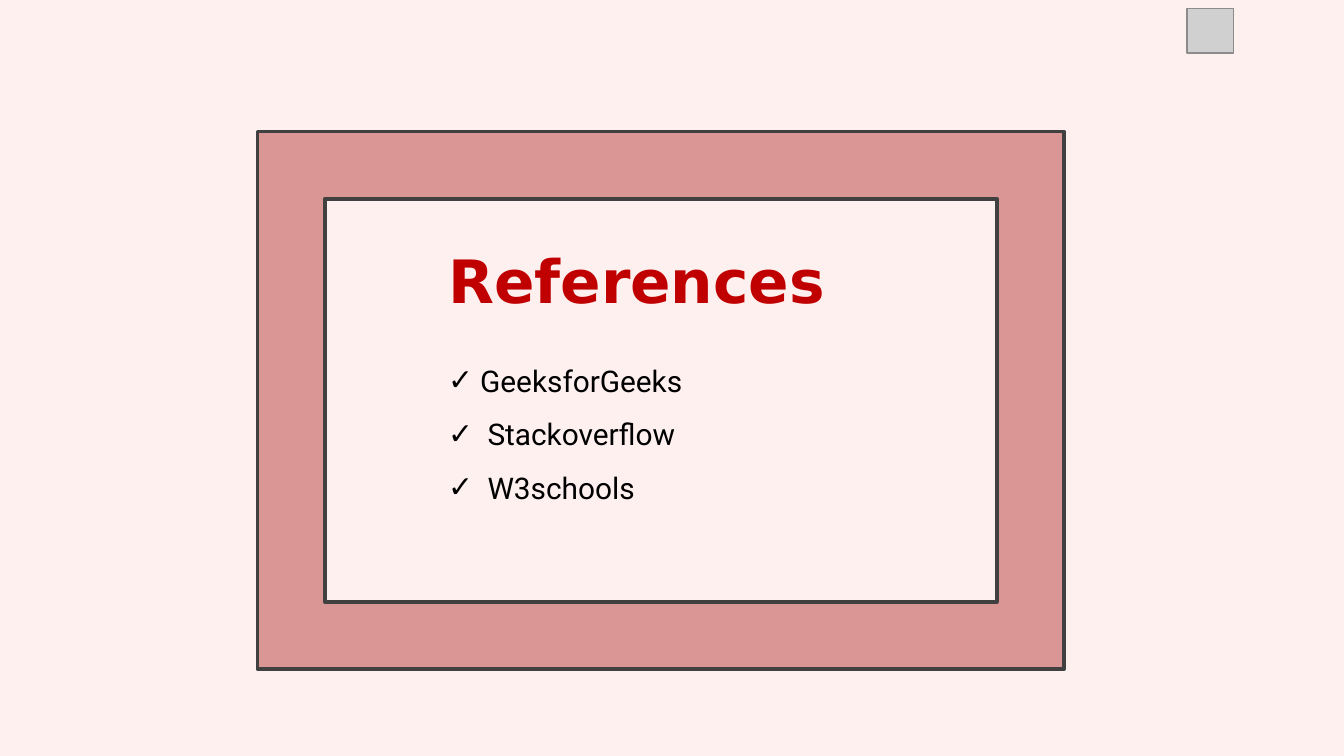
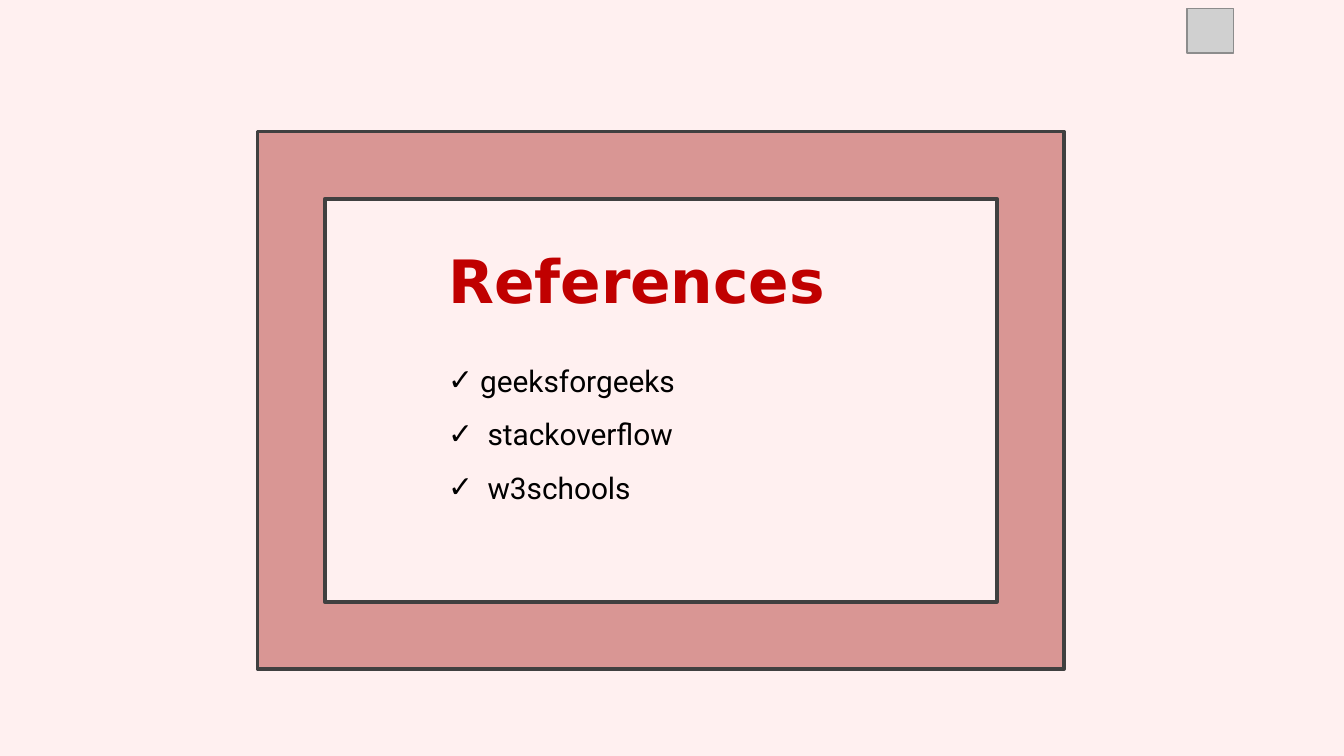
Before and after one commit to nehaa54/exploratory-data-analysis, a slide deck: slide 31 of EDA presentation Playstore Data Analysis.pptx (slide 30 before the commit). Drawn at 1344x756 pixels with LibreOffice and Linux fonts; fonts in the diff are those of the drawing; grey boxes stand for pictures; background and template pictures are left out. Boxes give left, top, right and bottom in pixels: in the first picture for what was removed or moved away, otherwise in the second. Text is boxed around its words. In the diff, an @@ line names an element or a change of style, - is before the commit and + after.

```diff
--- a/EDA presentation Playstore Data Analysis.pptx
+++ b/EDA presentation Playstore Data Analysis.pptx
@@ text at [480,369,675,500]: text changed @@
-✓ GeeksforGeeks
-✓ Stackoverflow
-✓ W3schools
+✓ geeksforgeeks
+✓ stackoverflow
+✓ w3schools
```
Also in this commit, not shown: 4 other slides changed, 1 slide added.
